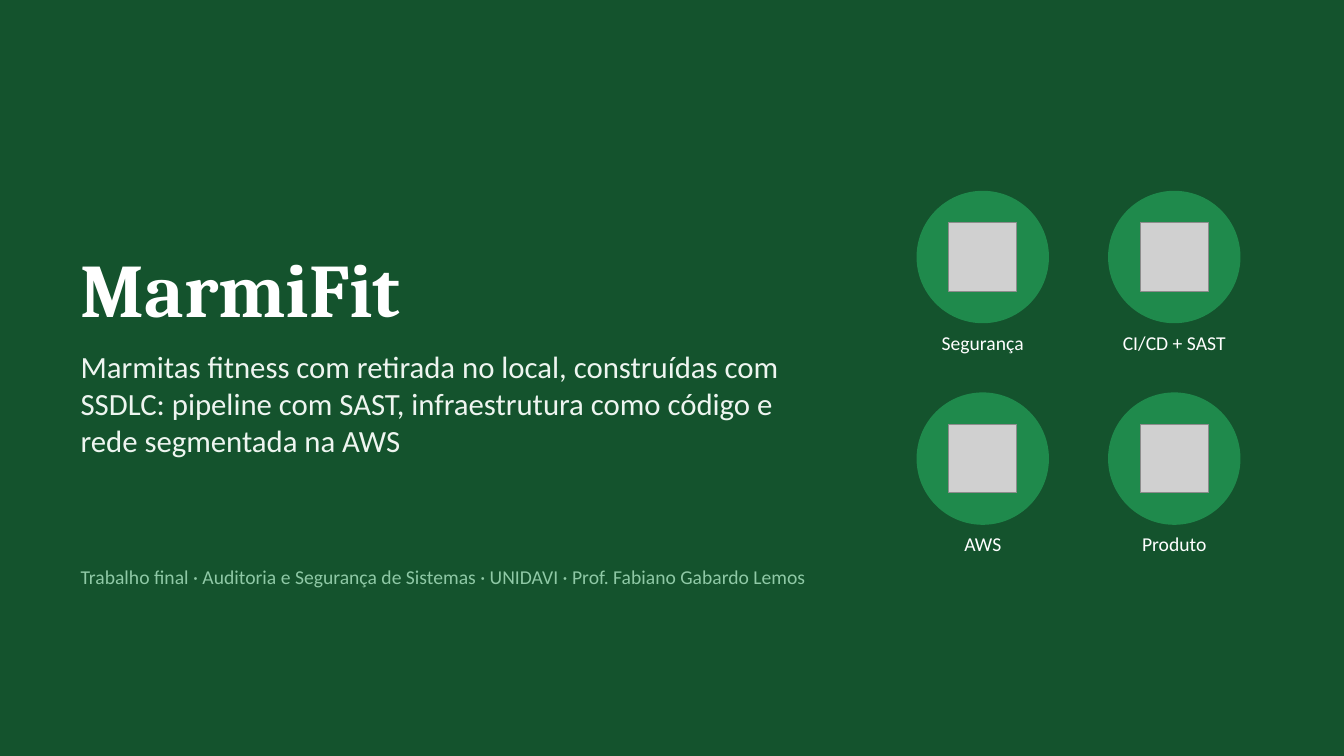
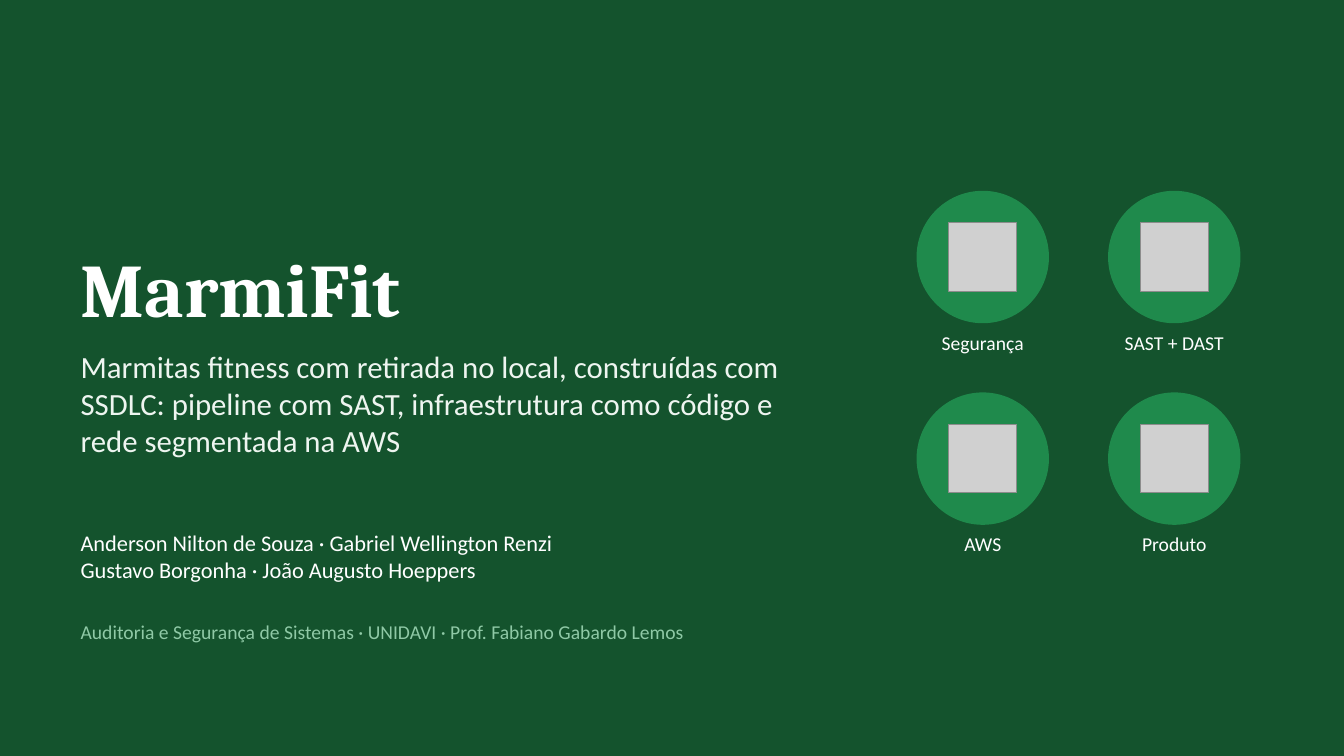
Before and after one commit to 1GustavoBorgonha1/aplicacao_tb_fnl_si, a slide deck: slide 1 of docs/apresentacao/MarmiFit-apresentacao.pptx. Drawn at 1344x756 pixels with LibreOffice and Linux fonts; fonts in the diff are those of the drawing; grey boxes stand for pictures. Boxes give left, top, right and bottom in pixels: in the first picture for what was removed or moved away, otherwise in the second. Text is boxed around its words. In the diff, an @@ line names an element or a change of style, - is before the commit and + after.

```diff
--- a/docs/apresentacao/MarmiFit-apresentacao.pptx
+++ b/docs/apresentacao/MarmiFit-apresentacao.pptx
@@ text at bbox=[1125, 337, 1224, 350]: text changed @@
-CI/CD + SAST
+SAST + DAST
@@ text added at bbox=[81, 535, 552, 582], 16 pt, text #FFFFFF @@
+Anderson Nilton de Souza · Gabriel Wellington Renzi
+Gustavo Borgonha · João Augusto Hoeppers
@@ text at bbox=[81, 625, 684, 643]: text changed @@
-Trabalho final · Auditoria e Segurança de Sistemas · UNIDAVI · Prof. Fabiano Gabardo Lemos
+Auditoria e Segurança de Sistemas · UNIDAVI · Prof. Fabiano Gabardo Lemos
```
Also in this commit, not shown: 16 other slides changed, 8 slides added.
